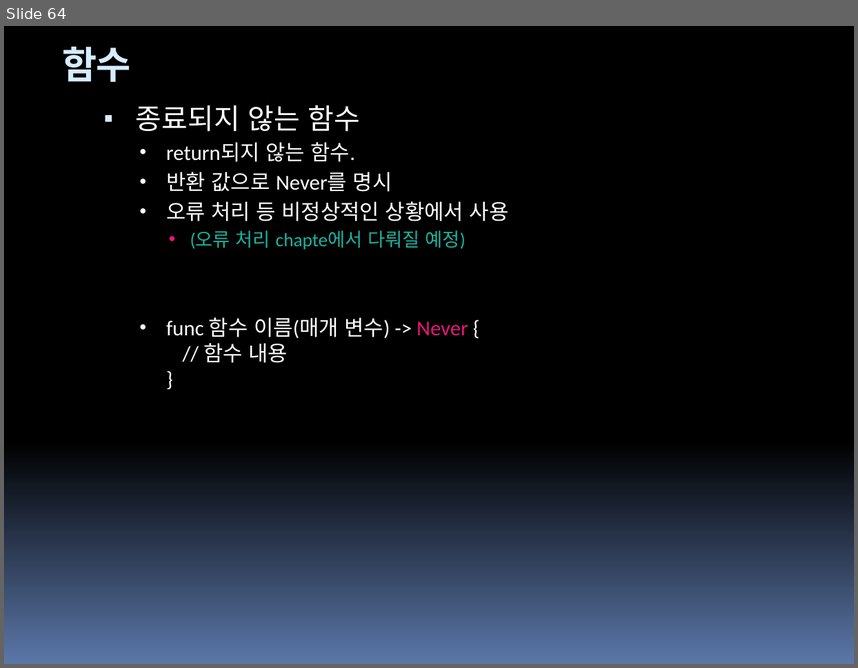
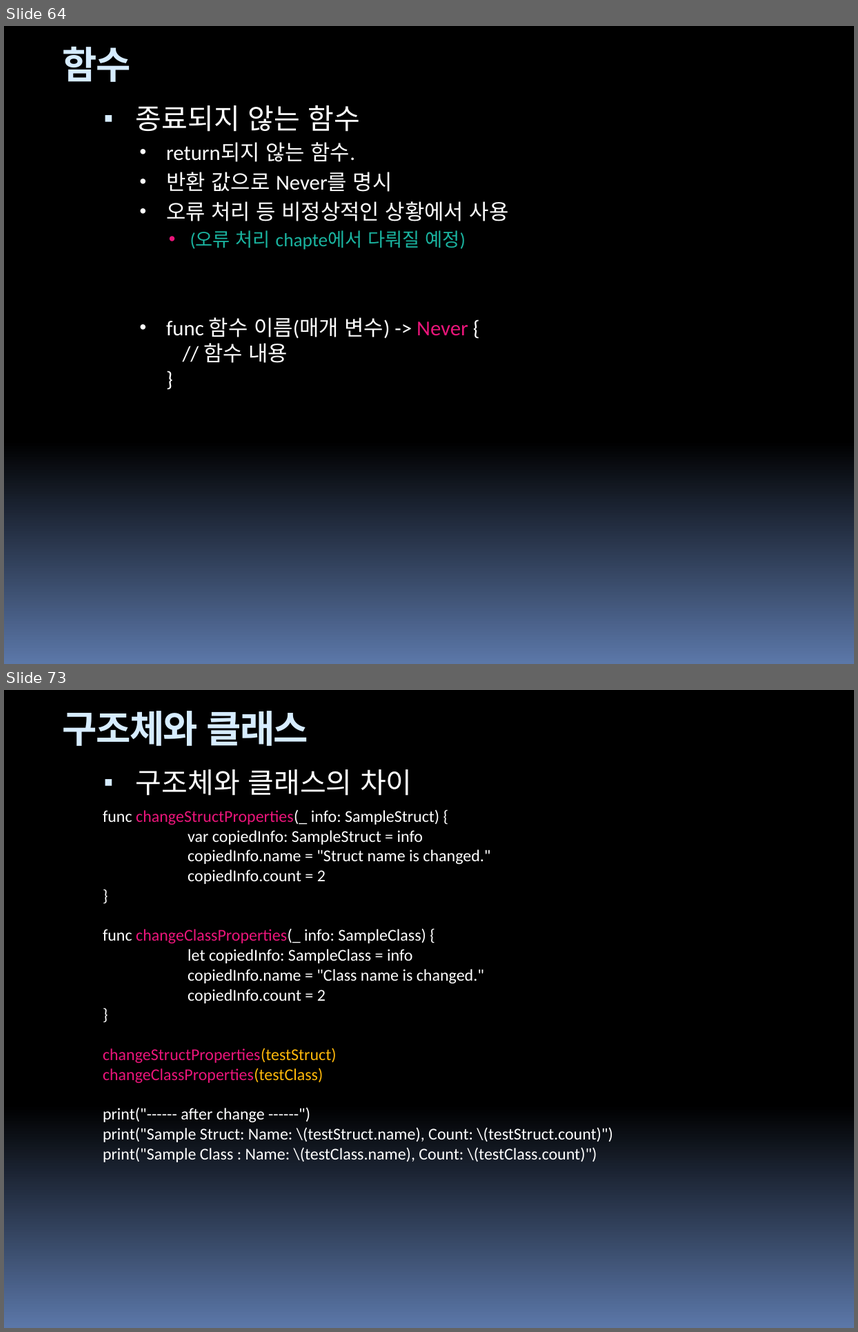
Before and after one commit to hounga13/helloSwift, a slide deck: Swift세미나자료.pptx. Shown one above the other, each under a label of ours: slide 64 before the commit, slides 64 and 73 after it; the slides between them are not shown. The pictures are 858x668 and 858x1332 pixels, drawn with LibreOffice and Linux fonts; fonts in the diff are those of the drawing. Boxes give left, top, right and bottom in pixels: in the first picture for what was removed or moved away, otherwise in the second. Text is boxed around its words. In the diff, an @@ line names an element or a change of style, - is before the commit and + after.

Commit message:
Chapter 11, struct and class

```diff
--- a/Swift세미나자료.pptx
+++ b/Swift세미나자료.pptx
@@ slide 73 added at <box>4,690,854,1328</box>, background gradient #000000 to #5B77A8; not listed: 4 template elements that a slide beside it also shows @@
@@ title added at <box>63,711,308,746</box>, 32 pt, text #D6ECFF, bold @@
+구조체와 클래스
@@ text added at <box>136,769,412,796</box>, 24 pt, text #FFFFFF @@
+▪ 구조체와 클래스의 차이
@@ text added at <box>103,809,613,1162</box>, 14 pt, text #FFFFFF @@
+func changeStructProperties(_ info: SampleStruct) {
+var copiedInfo: SampleStruct = info
+copiedInfo.name = "Struct name is changed."
+copiedInfo.count = 2
+}
+func changeClassProperties(_ info: SampleClass) {
+let copiedInfo: SampleClass = info
+copiedInfo.name = "Class name is changed."
+copiedInfo.count = 2
+}
+changeStructProperties(testStruct)
+changeClassProperties(testClass)
+print("------ after change ------")
+print("Sample Struct: Name: \(testStruct.name), Count: \(testStruct.count)")
+print("Sample Class : Name: \(testClass.name), Count: \(testClass.count)")
```
Also in this commit, not shown: 10 other slides added, 2 other files.
